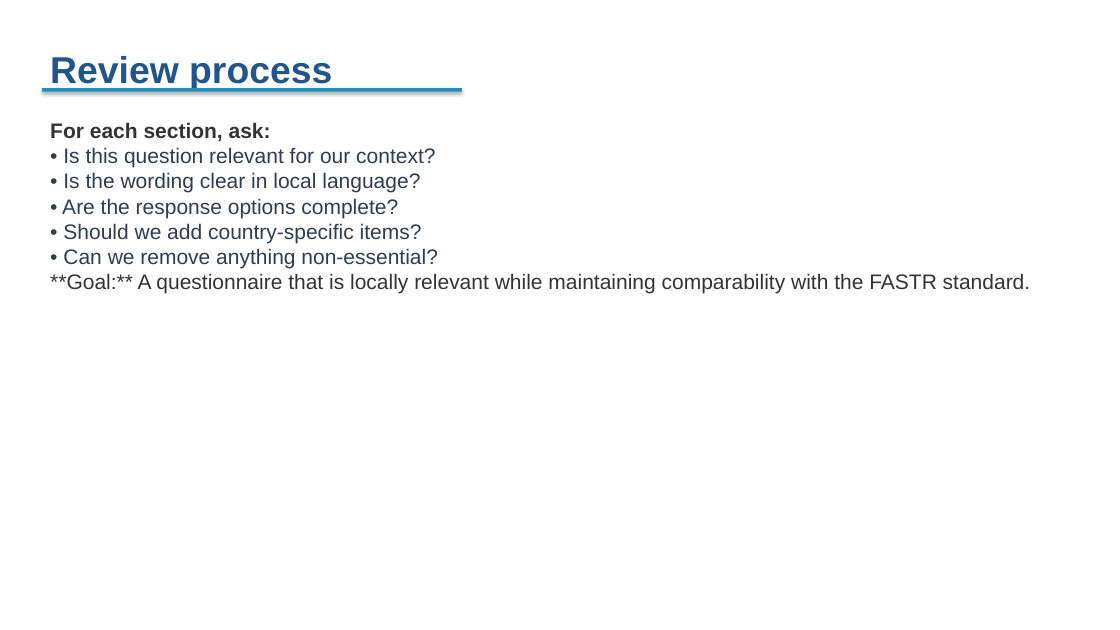
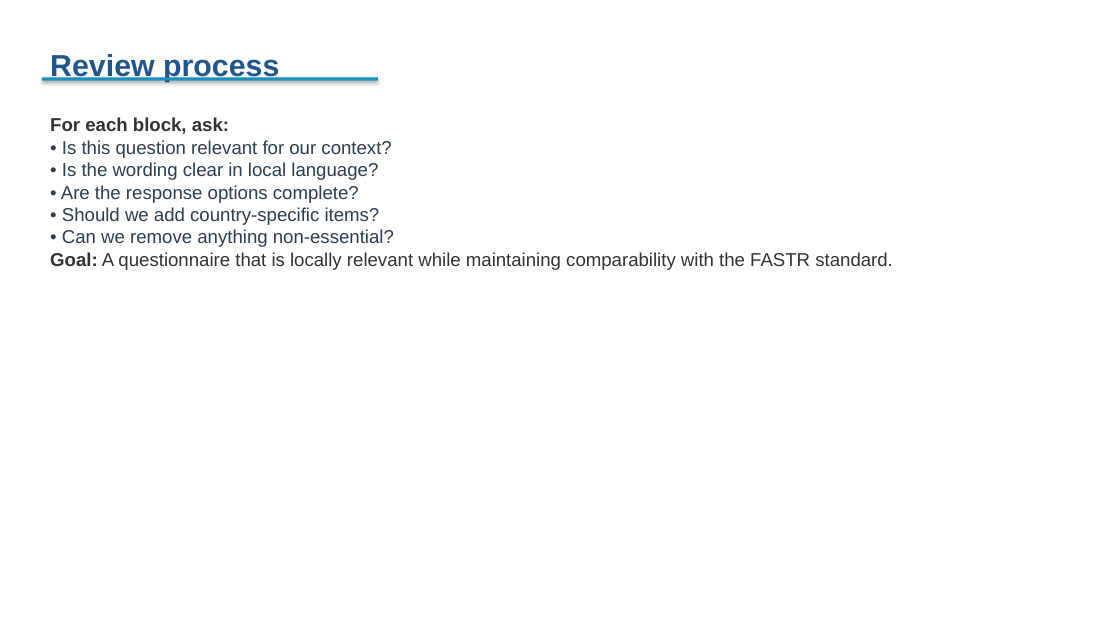
Before and after one commit to angelicalohdz/fastr-resource-hub, a slide deck: slide 93 of outputs/2026-zambia_deck.pptx (slide 61 before the commit). Drawn at 1120x630 pixels with LibreOffice and Linux fonts; fonts in the diff are those of the drawing. Boxes give left, top, right and bottom in pixels: in the first picture for what was removed or moved away, otherwise in the second. Text is boxed around its words. In the diff, an @@ line names an element or a change of style, - is before the commit and + after.

```diff
--- a/outputs/2026-zambia_deck.pptx
+++ b/outputs/2026-zambia_deck.pptx
@@ text "Review process" at [50, 52, 279, 82]: size 32 to 26 pt @@
@@ rectangle: place and size @@
-rectangle at [42, 88, 462, 92]
+rectangle at [42, 77, 378, 81]
@@ text at [50, 117, 229, 134]: text changed; size 18 to 16 pt @@
-For each section, ask:
+For each block, ask:
@@ text at [61, 140, 394, 247]: size 18 to 16 pt in "• Is this question relevant for our ...", "• Is the wording clear in local ...", "• Are the response options complete?", "• Should we add country-specific items?" and 1 more places @@
@@ text at [50, 252, 893, 270]: text changed; size 18 to 16 pt @@
-**Goal:** A questionnaire that is locally relevant while maintaining comparability with the FASTR standard.
+Goal: A questionnaire that is locally relevant while maintaining comparability with the FASTR standard.
```
Also in this commit, not shown: 69 other slides changed, 40 slides added, 8 slides removed, 34 other files.
